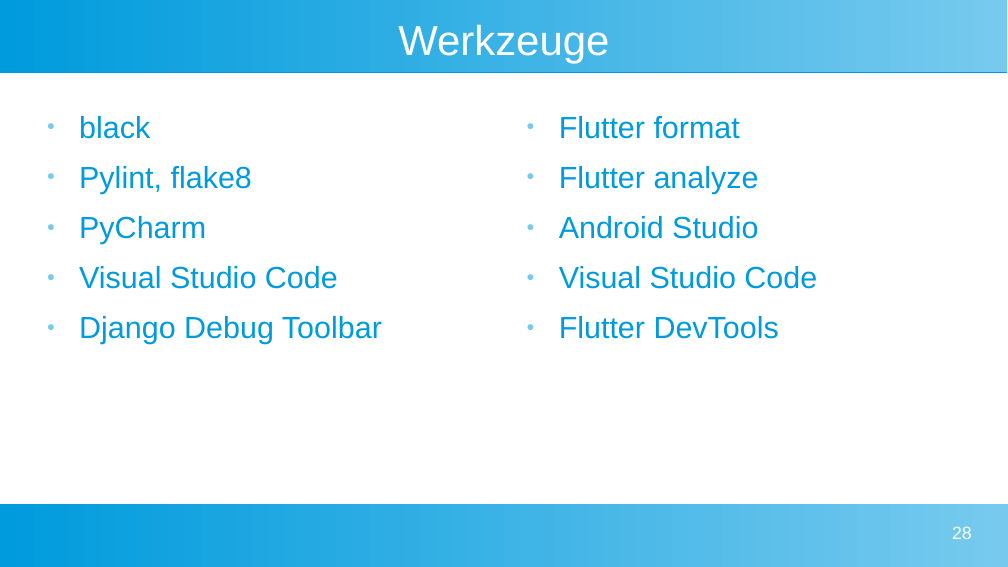
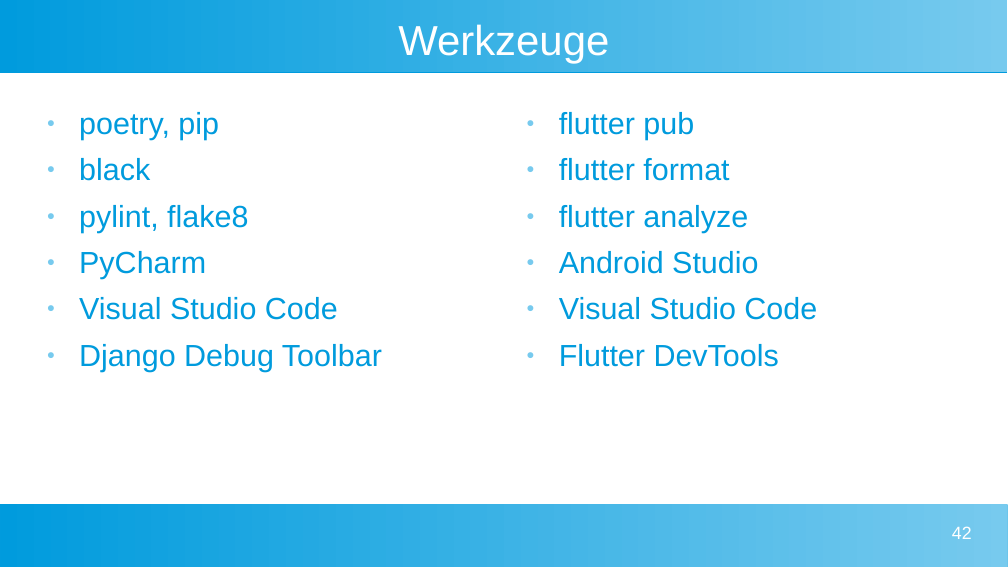
Before and after one commit to pygraz/django-flutter-example, a slide deck: slide 42 of enterPy Django meets Flutter.pptx (slide 28 before the commit). Drawn at 1008x567 pixels with LibreOffice and Linux fonts; fonts in the diff are those of the drawing; background and template pictures are left out. Boxes give left, top, right and bottom in pixels: in the first picture for what was removed or moved away, otherwise in the second. Text is boxed around its words. In the diff, an @@ line names an element or a change of style, - is before the commit and + after.

```diff
--- a/enterPy Django meets Flutter.pptx
+++ b/enterPy Django meets Flutter.pptx
@@ text at <box>79,112,219,140</box>: paragraph added @@
+● poetry, pip
@@ text at <box>559,112,748,232</box>: text changed @@
-● Flutter format
-● Flutter analyze
+● flutter pub
+● flutter format
+● flutter analyze
@@ text at <box>79,205,248,232</box>: text changed @@
-● Pylint, flake8
+● pylint, flake8
@@ page number at <box>952,526,972,539</box>: text changed @@
-28
+42
```
Also in this commit, not shown: 18 other slides changed, 17 slides added, 3 slides removed.
